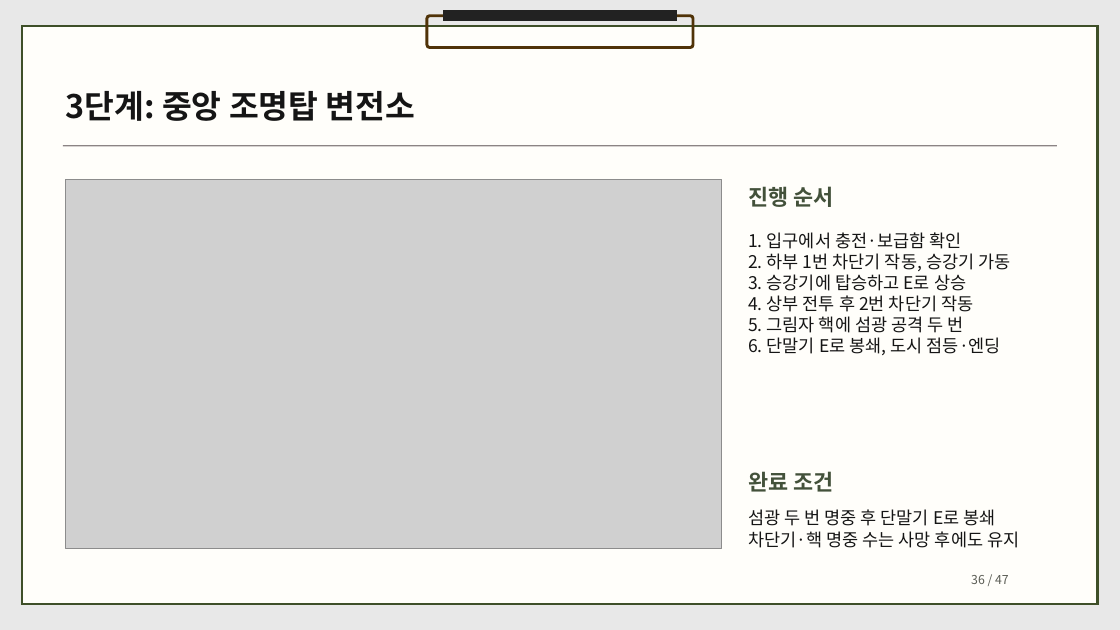
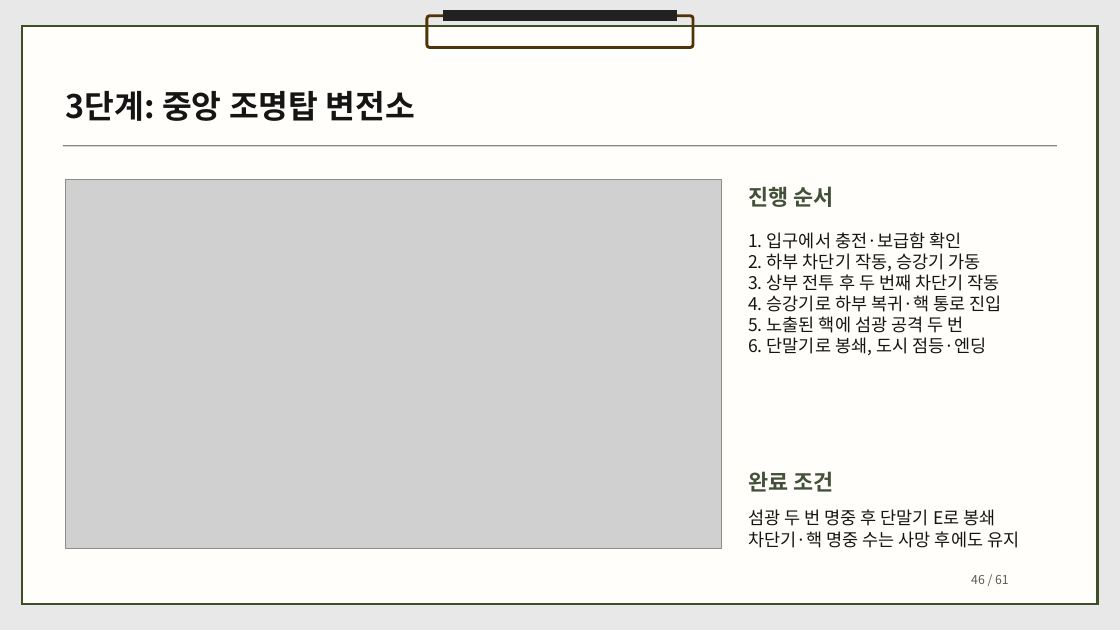
Before and after one commit to dbguswh/2Dgame_project, a slide deck: slide 46 of 2D게임프로그래밍 기획서.pptx (slide 36 before the commit). Drawn at 1120x630 pixels with LibreOffice and Linux fonts; fonts in the diff are those of the drawing; grey boxes stand for pictures. Boxes give left, top, right and bottom in pixels: in the first picture for what was removed or moved away, otherwise in the second. Text is boxed around its words. In the diff, an @@ line names an element or a change of style, - is before the commit and + after.

```diff
--- a/2D게임프로그래밍 기획서.pptx
+++ b/2D게임프로그래밍 기획서.pptx
@@ text at (748, 253, 1002, 355): text changed @@
-2. 하부 1번 차단기 작동, 승강기 가동
-3. 승강기에 탑승하고 E로 상승
-4. 상부 전투 후 2번 차단기 작동
-5. 그림자 핵에 섬광 공격 두 번
-6. 단말기 E로 봉쇄, 도시 점등·엔딩
+2. 하부 차단기 작동, 승강기 가동
+3. 상부 전투 후 두 번째 차단기 작동
+4. 승강기로 하부 복귀·핵 통로 진입
+5. 노출된 핵에 섬광 공격 두 번
+6. 단말기로 봉쇄, 도시 점등·엔딩
@@ text at (971, 575, 1009, 584): text changed @@
-36 / 47
+46 / 61
```
Also in this commit, not shown: 45 other slides changed, 14 slides added, 1 other file.
